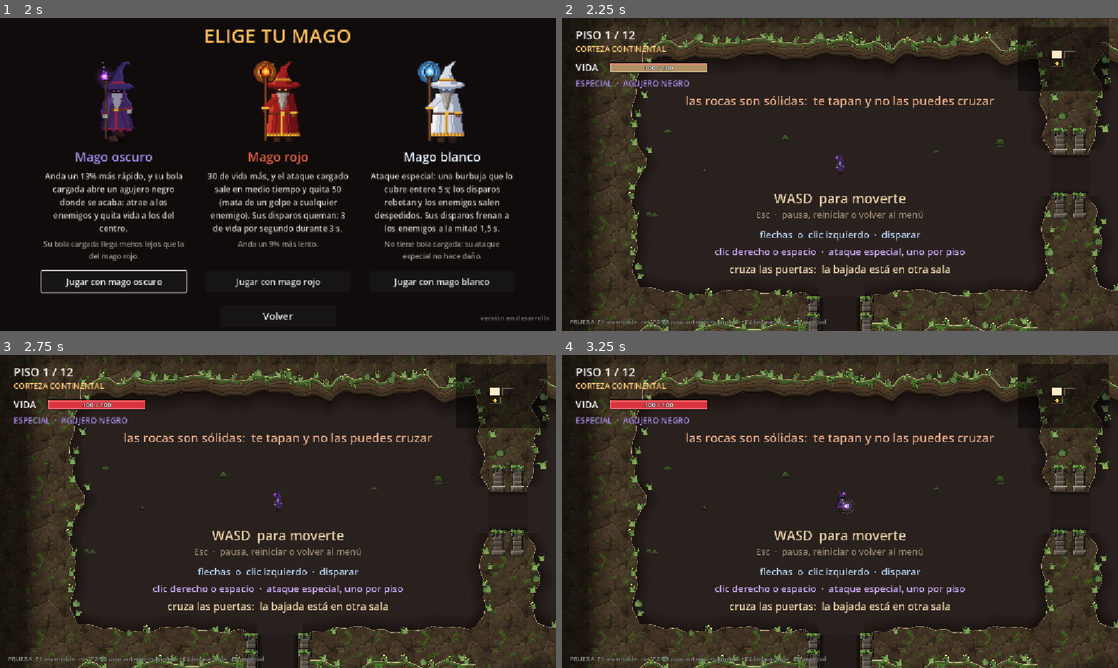
Above: before the commit, frames 1-4 (two rows, left to right).
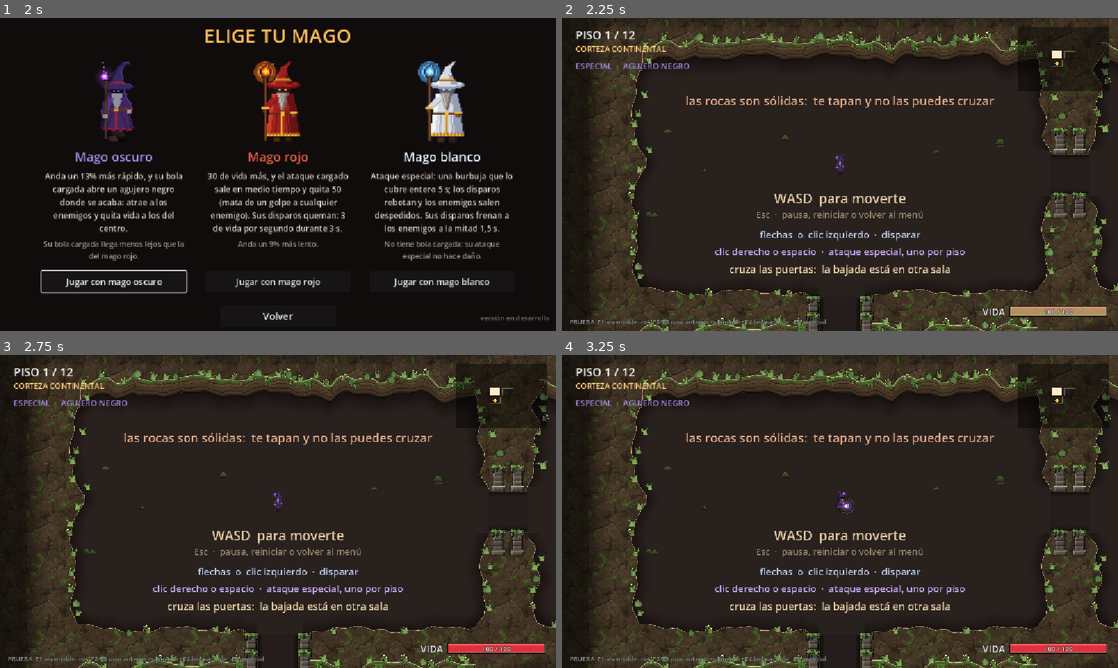
Above: after the commit, the same moments.

Repository: MatiasRodrigo0502/Vacio
Game: Godot game, scene res://scenes/MenuPrincipal.tscn
Same seed, same stepped clock (60 frames per second), same inputs: the game is played once before the commit and once after it.
Inputs (mouse positions are in pixels of both pictures, inside the frame that each line leads up to):
- Up to frame 1 (2 s): click "Jugar" at 0.5 s; click "Jugar" at 1.25 s
- Up to frame 2 (2.25 s): click "Jugar con mago oscuro" at 2 s
- Up to frame 3 (2.75 s): no input
- Up to frame 4 (3.25 s): move the mouse to (962, 495) at 2.77 s; hold Right (disparar_derecha) from 2.78 s (still down); hold Right mouse button (cargar_ataque) from 2.78 s (still down)

Frame 1 is identical in both runs. In frame 2, 1.6% of the frame differs, in the area x 2-98%, y 14-96%; in frame 3, 1.6%; in frame 4, 1.6%.

Commit message:
La barra de vida del jugador pasa abajo a la derecha
Pegada al borde derecho y creciendo hacia la izquierda, con VIDA delante.
El especial y las ventajas suben a su sitio, arriba a la izquierda, y la
barra del jefe sube un poco para no tocarla con el mago rojo.

Co-Authored-By: Claude Opus 5.5 <noreply@anthropic.com>

Diff:
--- a/scenes/Hud.tscn
+++ b/scenes/Hud.tscn
@@ -27,46 +27,45 @@
 theme_override_font_sizes/font_size = 16
 text = "CORTEZA CONTINENTAL"
 
-[node name="EtiquetaVida" type="Label" parent="."]
-offset_left = 28.0
-offset_top = 86.0
-offset_right = 118.0
-offset_bottom = 118.0
-theme_override_font_sizes/font_size = 20
-text = "VIDA"
-vertical_alignment = 1
-
 [node name="BarraVida" type="Control" parent="."]
-offset_left = 100.0
-offset_top = 86.0
-offset_right = 380.0
-offset_bottom = 118.0
+layout_mode = 3
+anchors_preset = 3
+anchor_left = 1.0
+anchor_top = 1.0
+anchor_right = 1.0
+anchor_bottom = 1.0
+offset_left = -380.0
+offset_top = -58.0
+offset_right = -24.0
+offset_bottom = -24.0
+grow_horizontal = 0
+grow_vertical = 0
 mouse_filter = 2
 script = ExtResource("2_barra_vida")
 
 [node name="Especial" type="Label" parent="."]
 offset_left = 28.0
-offset_top = 122.0
+offset_top = 86.0
 offset_right = 560.0
-offset_bottom = 148.0
+offset_bottom = 112.0
 theme_override_font_sizes/font_size = 17
 text = "ESPECIAL  ·  BOLA CARGADA"
 vertical_alignment = 1
 
 [node name="Mejoras" type="Control" parent="."]
 offset_left = 28.0
-offset_top = 156.0
+offset_top = 120.0
 offset_right = 560.0
-offset_bottom = 194.0
+offset_bottom = 158.0
 mouse_filter = 2
 script = ExtResource("4_mejoras")
 
 [node name="Aviso" type="Label" parent="."]
 visible = false
 offset_left = 28.0
-offset_top = 204.0
+offset_top = 168.0
 offset_right = 760.0
-offset_bottom = 236.0
+offset_bottom = 200.0
 theme_override_font_sizes/font_size = 19
 text = "objeto"
 vertical_alignment = 1
--- a/scripts/barra_jefe.gd
+++ b/scripts/barra_jefe.gd
@@ -6,8 +6,8 @@
 ## que darle durante un par de minutos, y sin ver que baja no se sabe si se le
 ## esta haciendo algo. Las rayitas marcan donde cambia de fase.
 ##
-## Abajo y no arriba: arriba a la izquierda esta la vida del jugador y arriba a
-## la derecha el minimapa.
+## Abajo en el centro: arriba a la izquierda van el piso y el especial, arriba
+## a la derecha el minimapa y abajo a la derecha la vida del jugador.
 ##
 ## La pone el HUD (Hud.mostrar_jefe) cuando se cierran las puertas de la sala
 ## del jefe, y se va sola cuando el jefe muere.
@@ -16,7 +16,9 @@
 
 const ANCHO: float = 460.0
 const ALTO: float = 14.0
-const MARGEN_ABAJO: float = 40.0
+## Por encima de la barra de vida del jugador, que va abajo a la derecha:
+## con el mago rojo (130 de vida) llegaban a tocarse a la misma altura.
+const MARGEN_ABAJO: float = 64.0
 ## Oro, el color del Mago Caido.
 const COLOR_RELLENO := Color(1.0, 0.78, 0.26)
 const COLOR_FONDO := Color(0.06, 0.05, 0.03, 0.85)
--- a/scripts/barra_vida.gd
+++ b/scripts/barra_vida.gd
@@ -8,6 +8,11 @@
 ##
 ## Es mas larga cuanta mas vida maxima hay (ANCHO_POR_PUNTO): el mago rojo,
 ## con 30 de mas, la tiene mas larga, como antes tenia un corazon mas.
+##
+## ABAJO A LA DERECHA (Matias, 2026-10-14; antes arriba a la izquierda): la
+## barra va pegada al borde derecho de su nodo y crece hacia la izquierda, con
+## «VIDA» delante. Asi el borde de la pantalla no se mueve aunque cambie lo
+## larga que es.
 class_name BarraVida
 extends Control
 
@@ -20,6 +25,8 @@
 const COLOR_CURA := Color(0.5, 1.0, 0.55)
 ## Por debajo de esta parte de la vida, la barra late: queda poco.
 const POCA_VIDA: float = 0.3
+## Lo que hay entre «VIDA» y la barra.
+const HUECO_ETIQUETA: float = 10.0
 ## Lo que baja el rastro blanco, en partes de la barra por segundo.
 const BAJADA_RASTRO: float = 0.45
 
@@ -52,7 +59,7 @@
 
 func _draw() -> void:
 	var ancho := _maxima * ANCHO_POR_PUNTO
-	var caja := Rect2(Vector2(0.0, (size.y - ALTO) * 0.5), Vector2(ancho, ALTO))
+	var caja := Rect2(Vector2(size.x - ancho, (size.y - ALTO) * 0.5), Vector2(ancho, ALTO))
 	draw_rect(caja.grow(2.0), Color(0.0, 0.0, 0.0, 0.6))
 	draw_rect(caja, COLOR_FONDO)
 	var parte := clampf(float(_actual) / _maxima, 0.0, 1.0)
@@ -70,6 +77,13 @@
 	var fuente := ThemeDB.fallback_font
 	var tamano := 14
 	var medida := fuente.get_string_size(texto, HORIZONTAL_ALIGNMENT_LEFT, -1, tamano)
-	var sitio := Vector2((ancho - medida.x) * 0.5, caja.position.y + (ALTO + medida.y) * 0.5 - 4.0)
+	var sitio := Vector2(caja.position.x + (ancho - medida.x) * 0.5, caja.position.y + (ALTO + medida.y) * 0.5 - 4.0)
 	draw_string_outline(fuente, sitio, texto, HORIZONTAL_ALIGNMENT_LEFT, -1, tamano, 4, Color(0, 0, 0, 0.85))
 	draw_string(fuente, sitio, texto, HORIZONTAL_ALIGNMENT_LEFT, -1, tamano, Color.WHITE)
+	# «VIDA», delante de la barra, como las demas etiquetas del HUD.
+	var etiqueta := "VIDA"
+	var grande := 20
+	var largo := fuente.get_string_size(etiqueta, HORIZONTAL_ALIGNMENT_LEFT, -1, grande)
+	var donde := Vector2(caja.position.x - HUECO_ETIQUETA - largo.x, caja.position.y + (ALTO + largo.y) * 0.5 - 5.0)
+	draw_string_outline(fuente, donde, etiqueta, HORIZONTAL_ALIGNMENT_LEFT, -1, grande, 5, Color(0, 0, 0, 0.7))
+	draw_string(fuente, donde, etiqueta, HORIZONTAL_ALIGNMENT_LEFT, -1, grande, Color.WHITE)
--- a/scripts/menu_principal.gd
+++ b/scripts/menu_principal.gd
@@ -7,7 +7,7 @@
 ## los tres magos, asi que el titulo de piedra y los magos en pixel art de
 ## antes (assets/titulo/) ya no salen: dos titulos uno encima de otro no se
 ## leerian. Los botones van abajo, en fila, sobre una sombra que los separa del
-## dibujo, para no tapar a los magos; el volumen, arriba a la izquierda.
+## dibujo, para no tapar a los magos; el volumen, abajo a la izquierda.
 ##
 ## POR QUE ES LA ESCENA PRINCIPAL Y NO UNA CAPA DENTRO DE Principal.tscn:
 ## el menu no necesita nada del juego (ni gestor, ni pool, ni pisos) y el juego
Not shown, changed: CLAUDE.md
Not shown, changed: README.md
Not shown, changed: docs/todo-lo-hecho.md
